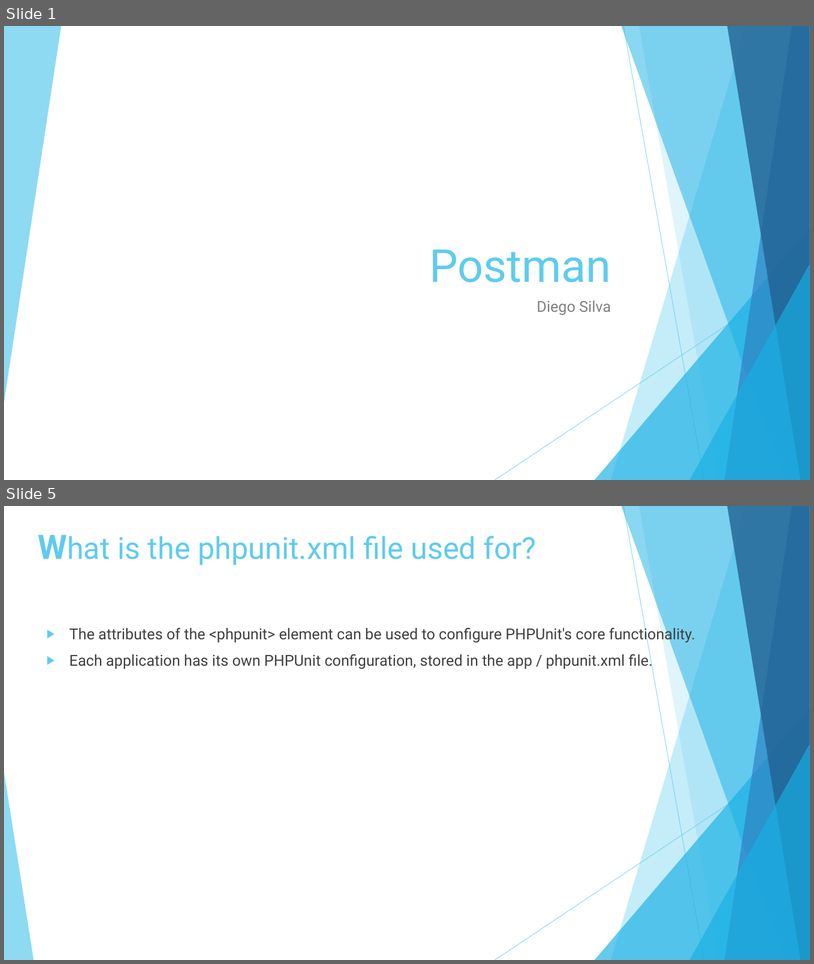
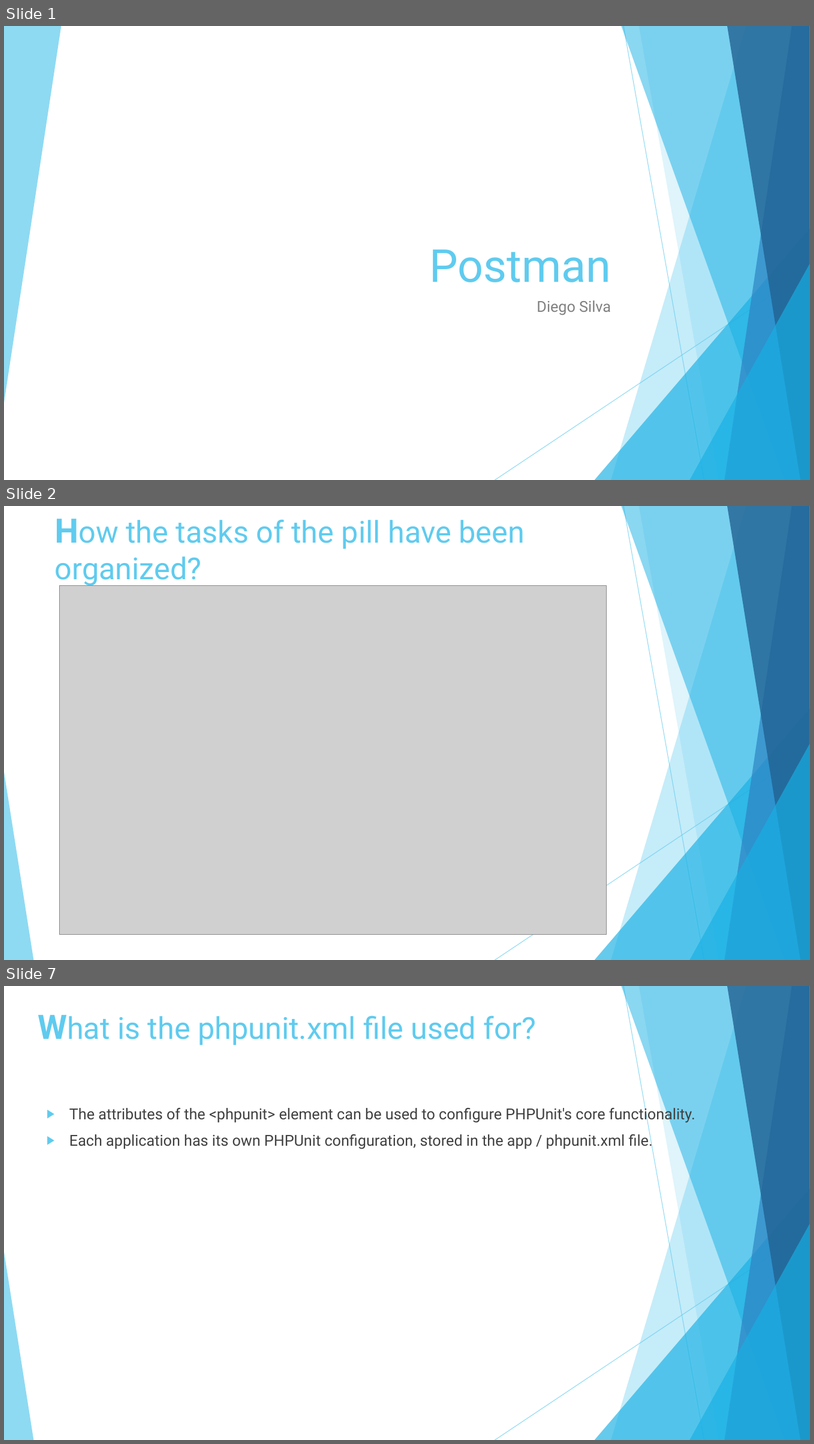
Before and after one commit to diegosilva91/Postman, a slide deck: Pill_Postman_presentation.pptx. Shown one above the other, each under a label of ours: slides 1 and 5 before the commit, slides 1, 2 and 7 after it; the slides between them are not shown. The pictures are 814x964 and 814x1444 pixels, drawn with LibreOffice and Linux fonts; fonts in the diff are those of the drawing; grey boxes stand for pictures. Boxes give left, top, right and bottom in pixels: in the first picture for what was removed or moved away, otherwise in the second. Text is boxed around its words. In the diff, an @@ line names an element or a change of style, - is before the commit and + after.

```diff
--- a/Pill_Postman_presentation.pptx
+++ b/Pill_Postman_presentation.pptx
@@ slide 2 added at (4, 506, 810, 960), background #FFFFFF; not listed: 10 template elements that a slide beside it also shows @@
@@ title added at (55, 519, 525, 586), 36 pt, text #5FCBEF @@
+How the tasks of the pill have been organized?
@@ picture added at (60, 586, 607, 935) @@
@@ what was slide 5 is now slide 7 @@
```
Also in this commit, not shown: 3 slides changed, 1 other slide added, 1 other file.
